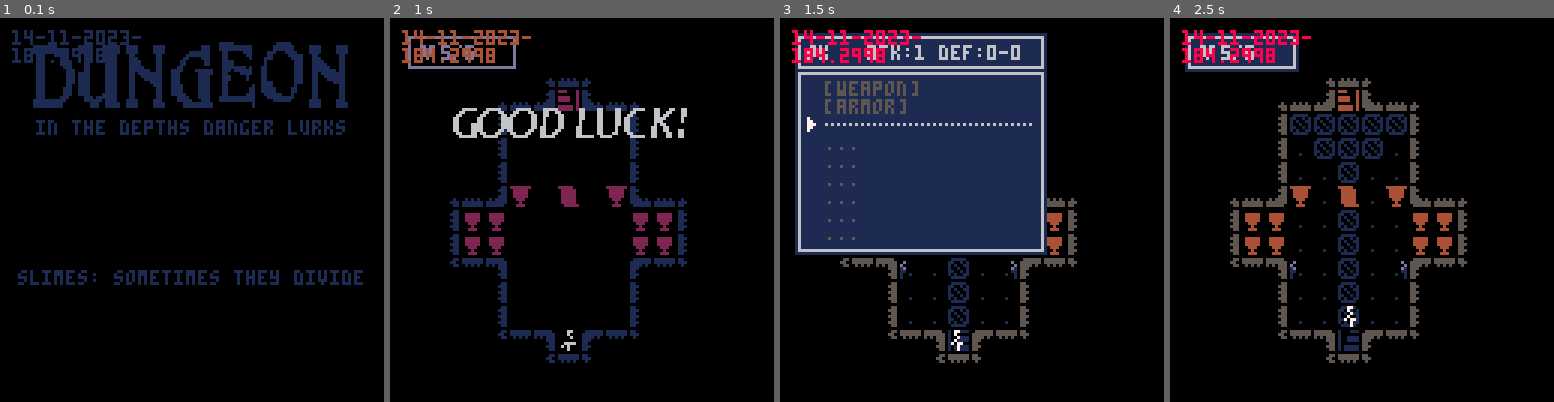
Above: before the commit, frames 1-4 (left to right).
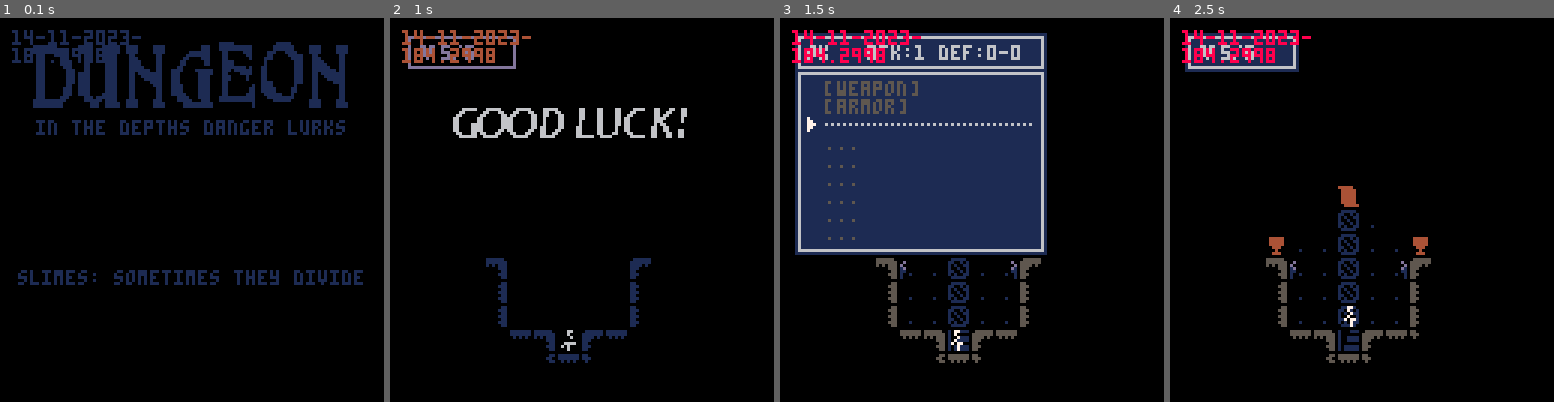
Above: after the commit, the same moments.

Repository: Aeklad/pico8
Game: PICO-8 cartridge rogue.p8
Same seed, same stepped clock (60 frames per second), same inputs: the game is played once before the commit and once after it.
Inputs:
- Up to frame 1 (0.1 s): no input
- Up to frame 2 (1 s): tap X (X key) at 0.33 s; tap O (Z key) at 0.7 s
- Up to frame 3 (1.5 s): tap X (X key) at 1.07 s
- Up to frame 4 (2.5 s): hold Right 1.6-2.1 s; tap O (Z key) at 1.7, 2.1 s; tap X (X key) at 1.85 s; hold Up 2.15-2.42 s; hold Right from 2.47 s (still down)

Frame 1 is identical in both runs. In frame 2, 4.5% of the frame differs, in the area x 15-78%, y 15-84%; in frame 3, 1.0%; in frame 4, 5.8%.

Commit message:
Getting Close

Diff:
--- a/rogue.p8
+++ b/rogue.p8
@@ -6,6 +6,7 @@
  debug={}
  random=rnd()
  floorsd={}
+ challenge =false
  day = stat(92)
  month= stat(91)
  year= stat(90)
@@ -659,6 +660,11 @@
   genfloor(floor+1)
   floormsg()
   return true
+ elseif tle==5 then
+  challenge=true
+  fadeout()
+  genfloor(floor+1)
+  floormsg()
  else
   return false
  end
@@ -1540,11 +1546,11 @@
  floor=f
  makefipool()
  mob={}
- if floor>-1 then
-  add(mob,p_mob)
-  --addmob(9,7,7)
- end
- fog=blankmap(0)
+ --if floor>-1 then
+ -- add(mob,p_mob)
+ --end
+ fog=blankmap(1)
+ --unfog()
  if floor==1 then
  poke(0x3101,66)--end loop
 
@@ -1553,18 +1559,24 @@
  if floor==-1 then
   attract=true
  elseif floor==0 then
+  add(mob,p_mob)
   copymap(16,0)
+  unfog()
  elseif floor==winfloor then
   copymap(32,0)
  else
-  fog=blankmap(0)
+  fog=blankmap(1)
   mapgen()
   unfog()
  end
 end
 
 function mapgen()
- srand(floor)
+ if challenge then
+  srand(floor)
+ else
+  srand(random)
+ end
  repeat
   copymap(48,0)
   rooms={}
@@ -2089,13 +2101,13 @@
  return sigarray(getsig(x,y),free_sig,free_msk)
 end
 __gfx__
-00000000000000006606666000000000101100110000000044444000000000004444444000000000000000004444444000444000444444404440004010001110
-00000000000000000000000000000000100110010000000004444400044444000444440044444400000000004000004044444440404040400000004010000000
-00700700000000006660666000000000000000000000000004444400044444000444440040000400044440004000004044444440404040404444004010011110
-00077000000000000000000000000000110011000000000004444400044444000444440044004400444444004400044000000000404040404444004010011110
-00077000000000006066606000000000011001100000000004444400004440000044400040000400000000004000004044040440404040400000004010000000
-00700700000100000000000000000000000100000000000004444400000400000004000040000400440044004000004044404440404040404444404010111110
-00000000000000006660666000000000000000000000000000444440004440000044400044444400444444004444444044444440444444404444404010111110
+00000000000000006606666000000000101100114000444044444000000000004444444000000000000000004444444000444000444444404440004010001110
+00000000000000000000000000000000100110014000000004444400044444000444440044444400000000004000004044444440404040400000004010000000
+00700700000000006660666000000000000000004004444004444400044444000444440040000400044440004000004044444440404040404444004010011110
+00077000000000000000000000000000110011004004444004444400044444000444440044004400444444004400044000000000404040404444004010011110
+00077000000000006066606000000000011001104000000004444400004440000044400040000400000000004000004044040440404040400000004010000000
+00700700000100000000000000000000000100004044444004444400000400000004000040000400440044004000004044404440404040404444404010111110
+00000000000000006660666000000000000000004044444000444440004440000044400044444400444444004444444044444440444444404444404010111110
 00000000000000000000000000000000000000000000000000000000000000000000000000000000000000000000000000000000000000000000000000000000
 00000000000000000000000005555550555555000505050005050500050505005500555055555550000055505550000055555550000005500000555055000000
 00000000000000000000000055555550555555505555555055555550555555505550555055555550000055505550000055555550000055500000555055500000
@@ -2348,16 +2360,16 @@
 
 
 __gff__
-0000050500000b0b0b090b090b07020005050505050505050505050505050505050505050505050505050505050505050505050505050505050505050505000000000000000004040404000000000000000000000000000000000000000000000000000000000000000000000000030000000000000000000000000000000000
+0000050500020b0b0b090b090b07020005050505050505050505050505050505050505050505050505050505050505050505050505050505050505050505000000000000000004040404000000000000000000000000000000000000000000000000000000000000000000000000030000000000000000000000000000000000
 0000000000000000000000000000000000000000000000000000000000000000000000000000000000000000000000000000000000000000000000000000000000000000000000000000000000000000000000000000000000000000000000000000000000000000000000000000000000000000000000000000000000000000
 __map__
 0202020202020202020202010202020203030303030303030303030303030303000000000000000000000000000000000202020202020202020202020202020210111111111111111111111111111112000000000000000000000000000000000000000000000000000000000000000000000000000000000000000000000000
 02010201010201010101010101010e0203030303030303030303030303030303000000000000000000000000000000000202020202020202020202020202020220000000000000000000000000000022000000000000000000000000000000000000000000000000000000000000000000000000000000000000000000000000
 02010201010601020a0101010201010203030303030310111203030303030303000000000010111111111112000000000202020202020202020202020202020220000000000000000000000000000022000000000000000000000000000000000000000000000000000000000000000000000000000000000000000000000000
 02010201010101020101020d020d0202030303031011240e2311120303030303000000000020044d4e4f0422000000000202020202020202020202020202020220000000000000000000000000000022000000000000000000000000000000000000000000000000000000000000000000000000000000000000000000000000
-0101010101010102c00202010201010203030303204444444444220303030303000000000020015d5e5f0122000000000202020202020202020202020202020220000000000000000000000000000022000000000000000000000000000000000000000000000000000000000000000000000000000000000000000000000000
-0201010101010101020202020202060203030303200144444401220303030303000000000020406d6e6f4222000000000202020202020202020202020202020220000000000000000000000000000022000000000000000000000000000000000000000000000000000000000000000000000000000000000000000000000000
-020f010101010101010101010101c00203030303200101440101220303030303000000000020014444440122000000000202020202020202020202020202020220000000000000000000000000000022000000000000000000000000000000000000000000000000000000000000000000000000000000000000000000000000
+0101010101010102c002020102010102030303032044444444441f1111120303000000000020015d5e5f0122000000000202020202020202020202020202020220000000000000000000000000000022000000000000000000000000000000000000000000000000000000000000000000000000000000000000000000000000
+0201010101010101020202020202060203030303200144444444444405220303000000000020406d6e6f4222000000000202020202020202020202020202020220000000000000000000000000000022000000000000000000000000000000000000000000000000000000000000000000000000000000000000000000000000
+020f010101010101010101010101c002030303032001014401012c3131320303000000000020014444440122000000000202020202020202020202020202020220000000000000000000000000000022000000000000000000000000000000000000000000000000000000000000000000000000000000000000000000000000
 020202020d020d0202020202020d020203031011240801060108231112030303000000000020404444444222000000000202020202020202020202020202020220000000000000000000000000000022000000000000000000000000000000000000000000000000000000000000000000000000000000000000000000000000
 02c0010d01010101020101010101010203032007070101440101070722030303000000000020014444440122000000000202020202020202020202020202020220000000000000000000000000000022000000000000000000000000000000000000000000000000000000000000000000000000000000000000000000000000
 0201010201010101020107070701010203032007070101440101070722030303000000000020404444444222000000000202020202020202020202020202020220000000000000000000000000000022000000000000000000000000000000000000000000000000000000000000000000000000000000000000000000000000
